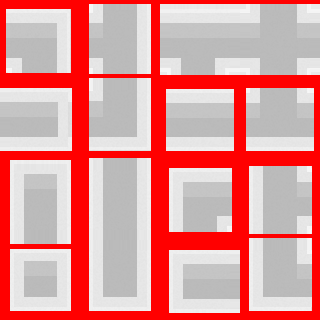
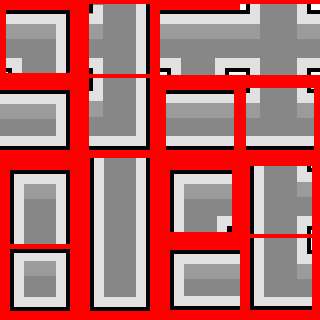
Revision of a layered 320px x 320px image; what changed, layer by layer:
painted on "NotUsed" over [0, 4, 314, 313]
hid "NoiseOverlay" over [0, 4, 320, 313]
hid "레이어 11" over [0, 4, 320, 313]
painted on "Outline_Rooftop" over [240, 9, 320, 14]
"Outline_Flat": opacity 60% → 100%, painted on it over [0, 4, 314, 313]
"Background": opacity 50% → 100% over [0, 4, 320, 313]
painted on "레이어 20" over [0, 4, 320, 279]
painted on "레이어 17" over [0, 4, 314, 313]
hid "모양 1", painted on it, unmasked it over [0, 4, 320, 311]
